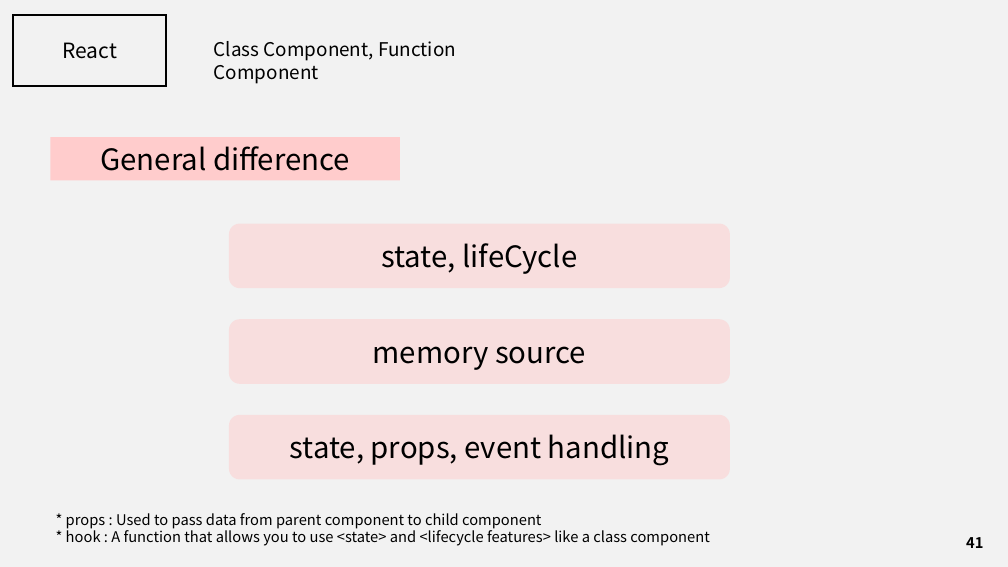
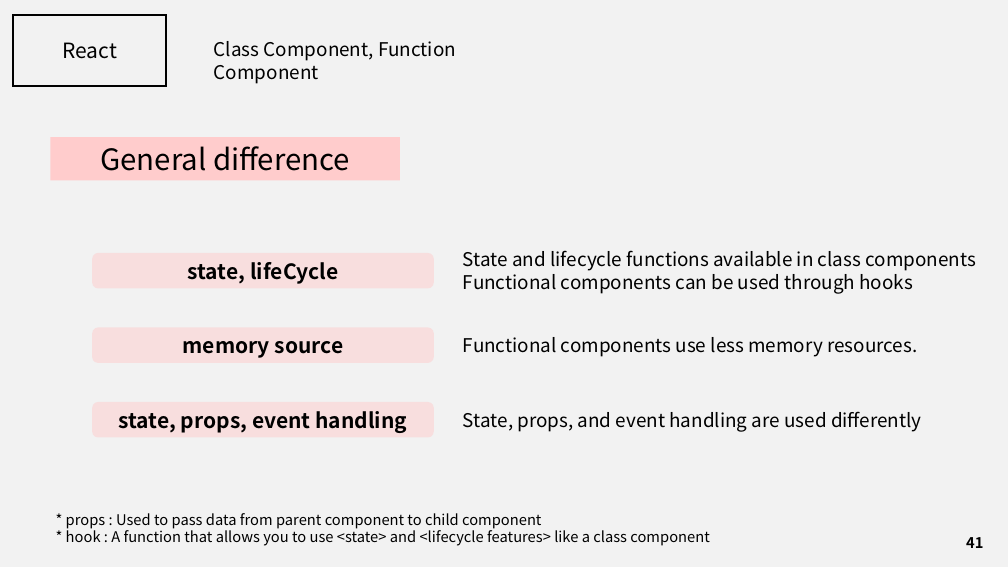
Before and after one commit to J3SUNG/Seminar, a slide deck: slide 41 of 210209_React.pptx. Drawn at 1008x567 pixels with LibreOffice and Linux fonts; fonts in the diff are those of the drawing. Boxes give left, top, right and bottom in pixels: in the first picture for what was removed or moved away, otherwise in the second. Text is boxed around its words. In the diff, an @@ line names an element or a change of style, - is before the commit and + after.

```diff
--- a/210209_React.pptx
+++ b/210209_React.pptx
@@ rounded rectangle "state, lifeCycle": place and size @@
-rounded rectangle "state, lifeCycle" at (229, 224, 730, 289)
+rounded rectangle "state, lifeCycle" at (92, 253, 434, 289)
@@ text added at (463, 250, 976, 294), 18 pt, text #000000 @@
+State and lifecycle functions available in class components
+Functional components can be used through hooks
@@ rounded rectangle "memory source": place and size @@
-rounded rectangle "memory source" at (229, 319, 730, 384)
+rounded rectangle "memory source" at (92, 327, 434, 363)
@@ text added at (463, 337, 917, 357), 18 pt, text #000000 @@
+Functional components use less memory resources.
@@ size 28 to 20 pt, bold on in 3 elements at (92, 253, 434, 289), (92, 327, 434, 363), (92, 402, 434, 438) @@
@@ rounded rectangle "state, props, event handling": place and size @@
-rounded rectangle "state, props, event handling" at (229, 415, 730, 480)
+rounded rectangle "state, props, event handling" at (92, 402, 434, 438)
@@ text added at (463, 411, 922, 432), 18 pt, text #000000 @@
+State, props, and event handling are used differently
```
Also in this commit, not shown: 1 other file.
